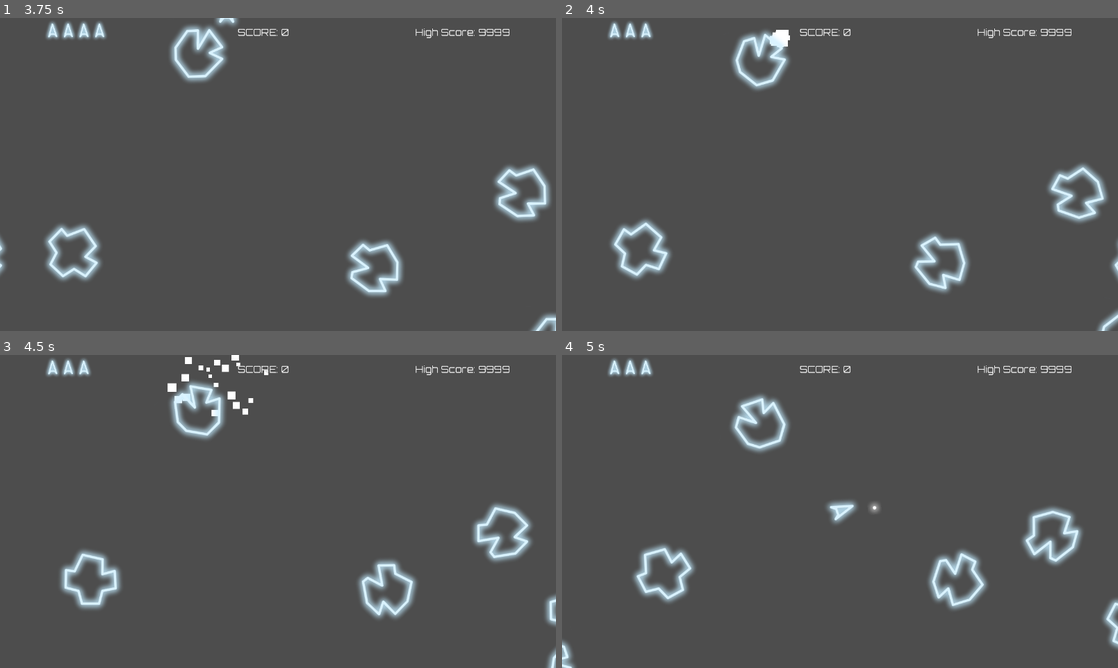
Above: before the commit, frames 1-4 (two rows, left to right).
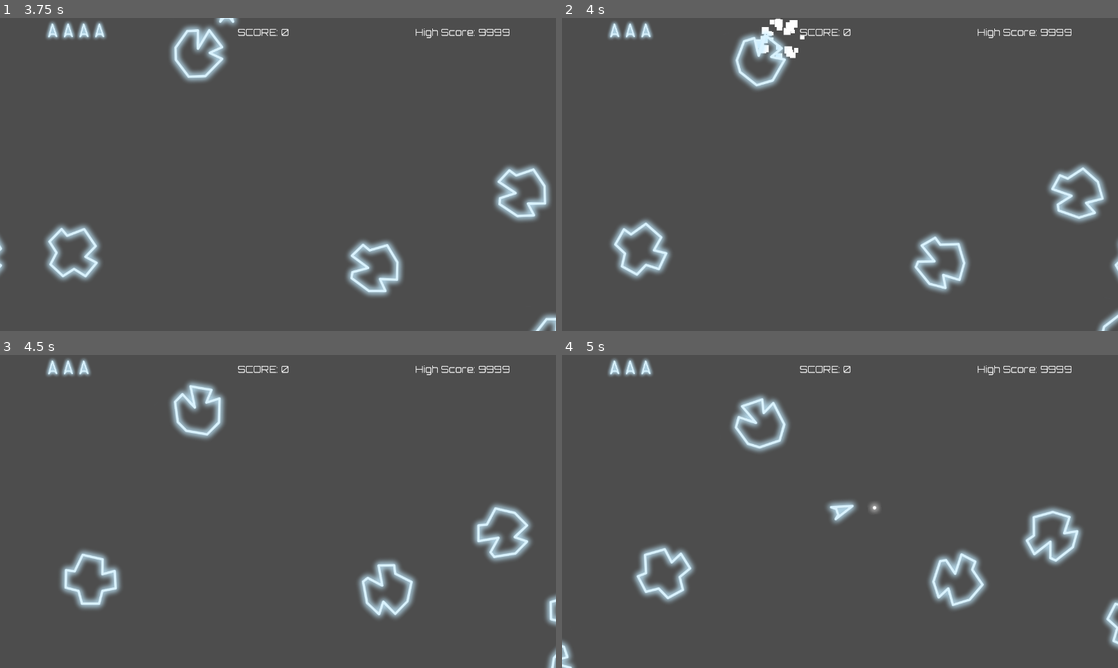
Above: after the commit, the same moments.

Repository: AllanSechrist/asteroids
Game: Godot game, scene res://scenes/UI/menu_base.tscn
Two runs of this game, one before a commit and one after it. Both use one fixed random seed, a clock stepped at 60 frames per second and the inputs below.
Inputs:
- Up to frame 1 (3.75 s): click "Start" at 0.5 s; hold D (turn_right) 1.28-2.03 s; hold W (move) 1.28-2.03 s; hold A (turn_left) 2.03-2.78 s; tap Space (fire) at 2.1 s; tap W (move) at 2.3, 3.6 s; hold W (move) 2.78-3.53 s; hold D (turn_right) from 2.78 s (still down)
- Up to frame 2 (4 s): keep holding D (turn_right)
- Up to frame 3 (4.5 s): release D (turn_right) at 4.28 s; hold A (turn_left) from 4.28 s (still down); hold Space (fire) from 4.28 s (still down)
- Up to frame 4 (5 s): keep holding A (turn_left); keep holding Space (fire); tap W (move) at 4.55 s

Frame 1 is identical in both runs. In frame 2, 0.5% of the frame differs, in the area x 34-44%, y 0-13%; in frame 3, 0.4%; in frame 4, nothing differs.

Commit message:
Add BGM to game: music manager, BGM bus

Diff:
--- a/default_bus_layout.tres
+++ b/assets/sounds/buses/default_bus_layout.tres
@@ -6,5 +6,11 @@
 bus/1/solo = false
 bus/1/mute = false
 bus/1/bypass_fx = false
-bus/1/volume_db = 0.0
+bus/1/volume_db = -2.1147432
 bus/1/send = &"Master"
+bus/2/name = &"BGM"
+bus/2/solo = false
+bus/2/mute = false
+bus/2/bypass_fx = false
+bus/2/volume_db = 0.0
+bus/2/send = &"Master"
--- /dev/null
+++ b/global/music_manager.gd
@@ -0,0 +1,21 @@
+extends Node
+
+@onready var _player: AudioStreamPlayer = AudioStreamPlayer.new()
+var _current_stream: AudioStream
+
+func _ready() -> void:
+	_player.bus = "BGM"
+	add_child(_player)
+
+func play(stream: AudioStream, loop := true) -> void:
+	if stream == _current_stream and _player.playing:
+		return # already playing, do not restart track
+	_current_stream = stream
+	if "loop" in stream:
+		stream.loop = loop
+	_player.stream = stream
+	_player.play()
+
+func stop() -> void:
+	_player.stop()
+	_current_stream = null
--- a/project.godot
+++ b/project.godot
@@ -15,10 +15,15 @@
 config/features=PackedStringArray("4.6", "Forward Plus")
 config/icon="res://icon.svg"
 
+[audio]
+
+buses/default_bus_layout="uid://cx64vsf4c2dcs"
+
 [autoload]
 
 GameState="*uid://c5rsfn0ap8qns"
 SoundManager="*uid://cslemh0hgsw3k"
+MusicManager="*uid://cxv8p6d16pifu"
 
 [display]
 
--- a/scenes/FX/deathFX/death particles/death_particles.tscn
+++ b/scenes/FX/deathFX/death particles/death_particles.tscn
@@ -1,17 +1,23 @@
 [gd_scene format=3 uid="uid://bnlpj8hxysptn"]
+
+[sub_resource type="Curve" id="Curve_e0p4t"]
+_data = [Vector2(0, 1), 0.0, 0.0, 0, 0, Vector2(1, 0), -1.637079, 0.0, 0, 0]
+point_count = 2
 
 [node name="DeathParticles" type="CPUParticles2D" unique_id=1889882341]
 emitting = false
 amount = 25
+lifetime = 0.5
 one_shot = true
 explosiveness = 1.0
 emission_shape = 1
 emission_sphere_radius = 0.01
 spread = 180.0
 gravity = Vector2(0, 0)
-initial_velocity_min = 20.0
-initial_velocity_max = 200.0
+initial_velocity_min = 200.0
+initial_velocity_max = 600.0
 damping_min = 20.0
 damping_max = 50.0
 scale_amount_min = 8.0
 scale_amount_max = 20.0
+scale_amount_curve = SubResource("Curve_e0p4t")
--- a/scenes/UI/menu_base.gd
+++ b/scenes/UI/menu_base.gd
@@ -8,6 +8,7 @@
 
 
 func _ready() -> void:
+	MusicManager.play(preload("res://assets/sounds/music/ObservingTheStar.ogg"))
 	if GameState.last_score > 0:
 		setup("GAME OVER", GameState.last_score)
 	else:
--- a/scenes/game manager.gd
+++ b/scenes/game manager.gd
@@ -29,6 +29,7 @@
 	asteroid_spawner.asteroid_score.connect(_on_score_change)
 	asteroid_spawner.spawn_asteroids(starting_asteroids)
 
+
 func _on_score_change(points: int) -> void:
 	score += points
 	score_changed.emit(score)
Not shown, added: global/music_manager.gd.uid
